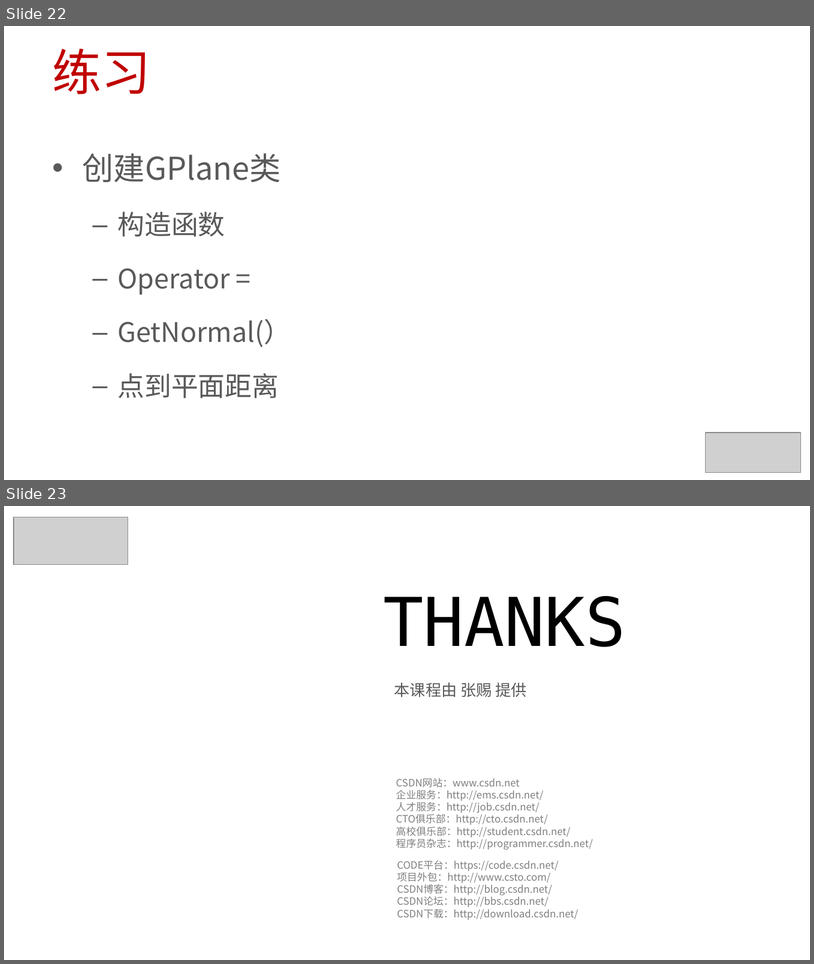
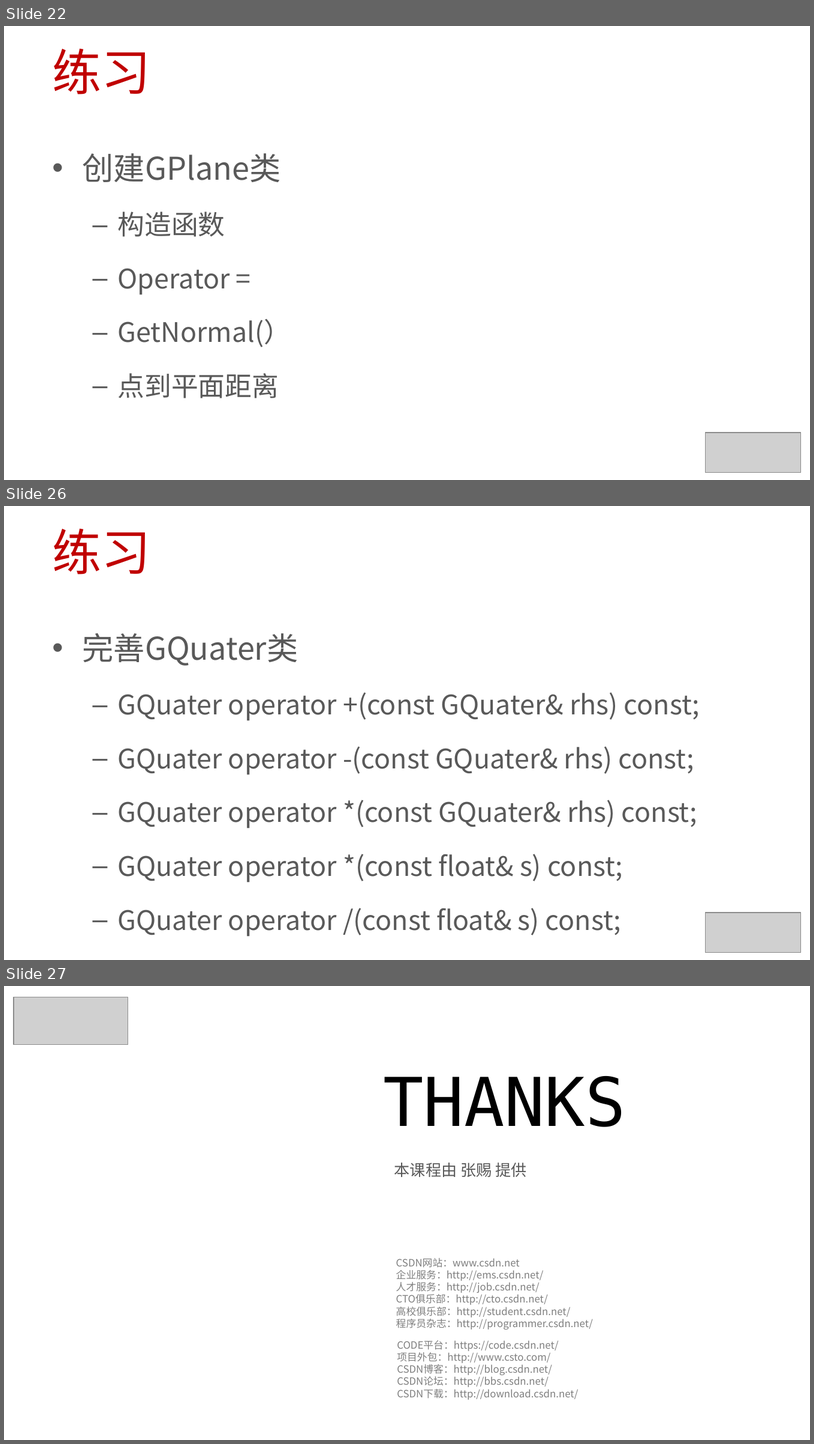
Before and after one commit to 0000duck/ComputerGraphicsBasics, a slide deck: PPT/C++练习.pptx. Shown one above the other, each under a label of ours: slides 22 and 23 before the commit, slides 22, 26 and 27 after it; the slides between them are not shown. The pictures are 814x964 and 814x1444 pixels, drawn with LibreOffice and Linux fonts; fonts in the diff are those of the drawing; grey boxes stand for pictures; background and template pictures are left out. Boxes give left, top, right and bottom in pixels: in the first picture for what was removed or moved away, otherwise in the second. Text is boxed around its words. In the diff, an @@ line names an element or a change of style, - is before the commit and + after.

```diff
--- a/PPT/C++练习.pptx
+++ b/PPT/C++练习.pptx
@@ slide 26 added at bbox=[4, 506, 810, 960], background #FFFFFF @@
@@ title added at bbox=[53, 528, 151, 574], 44 pt, text #C00000 @@
+练习
@@ text added at bbox=[83, 633, 700, 936], 24 pt, text #595959 @@
+• 完善GQuater类
+  – GQuater operator +(const GQuater& rhs) const;
+  – GQuater operator -(const GQuater& rhs) const;
+  – GQuater operator *(const GQuater& rhs) const;
+  – GQuater operator *(const float& s) const;
+  – GQuater operator /(const float& s) const;
@@ picture added at bbox=[705, 912, 801, 952] @@
@@ what was slide 23 is now slide 27 @@
```
Also in this commit, not shown: 3 other slides added, 1 other file.
